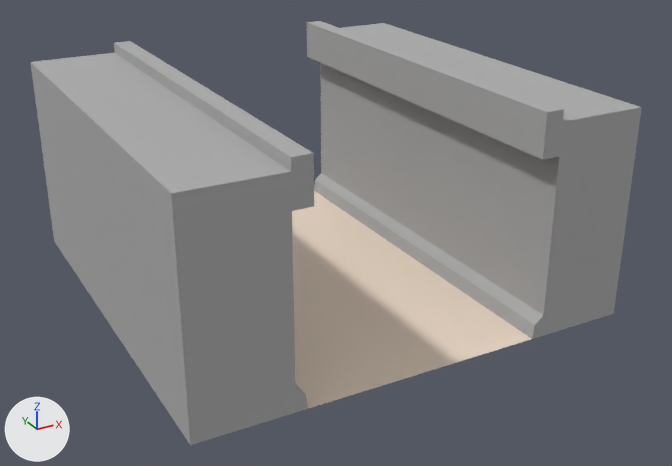
What one commit did to the FBX model Unity/Assets/Assets/LevelBuilding/Segment_Straight.FBX.
One viewpoint serves both versions: a 50 mm lens placed at (-3.71, -7.24, 4.0), pointed at (0.11, -0.29, 0.53). Arrows for +X, +Y and +Z are at lower left; the lights stay in place. Where no turn or scale is listed for an object, it has been applied to the vertices.
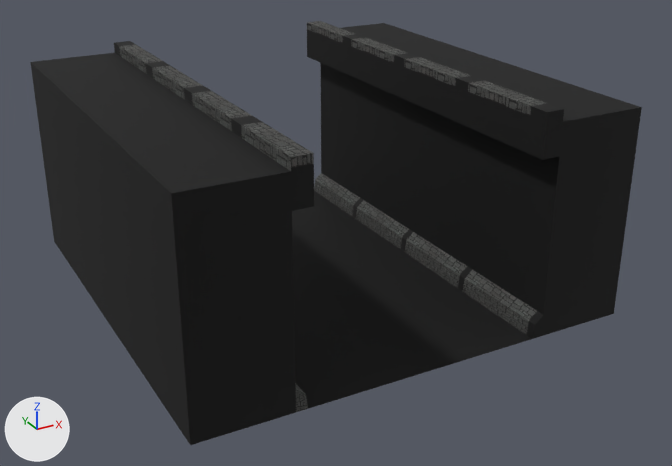
Where the newer file only moved an object's origin or applied its transform, the numbers keep the older frame.

Boxes (x1, y1, x2, y2) around the edits, measured in the pictures (672 x 466 px):
'Box074', surface changed (grey to black)
    both: (123, 116, 314, 445)
'Box070', surface changed (grey to black)
    both: (463, 80, 642, 339)
'Plane006', surface changed (white to black)
    both: (292, 191, 531, 409)
'Box069', surface changed (grey to black)
    both: (404, 57, 557, 292)
'Box071', surface changed (grey to black)
    both: (86, 86, 252, 377)
'Box068', surface changed (grey to black)
    both: (351, 37, 489, 252)
'Box072', surface changed (grey to black)
    both: (55, 61, 203, 323)
'Box067', surface changed (grey to black)
    both: (307, 21, 431, 219)
'Box073', surface changed (grey to black)
    both: (30, 41, 162, 278)

The change, as a diff of the scene's bpy script:
```diff
--- a/Unity/Assets/Assets/LevelBuilding/Segment_Straight.FBX.py
+++ b/Unity/Assets/Assets/LevelBuilding/Segment_Straight.FBX.py
@@ img_leveltextures_bmp @@
+img_leveltextures_bmp = load_image('LevelTextures.bmp', 'Segment_Crossing.fbm/LevelTextures.bmp', 1024, 1024, 'sRGB')
@@ mat_02___wallmaterial01 @@
 mat_02___wallmaterial01 = principled_material('02 - WallMaterial01')
-mat_02___wallmaterial01.base_color = (0.416, 0.416, 0.416)  # grey #adadad
+mat_02___wallmaterial01.texture = img_leveltextures_bmp
 mat_02___wallmaterial01.roughness = 0.859
@@ mat_03___floormaterial01 @@
 mat_03___floormaterial01 = principled_material('03 - FloorMaterial01')
-mat_03___floormaterial01.base_color = (0.871, 0.722, 0.588)  # white #f0ddca
+mat_03___floormaterial01.texture = img_leveltextures_bmp
 mat_03___floormaterial01.roughness = 0.859
```
